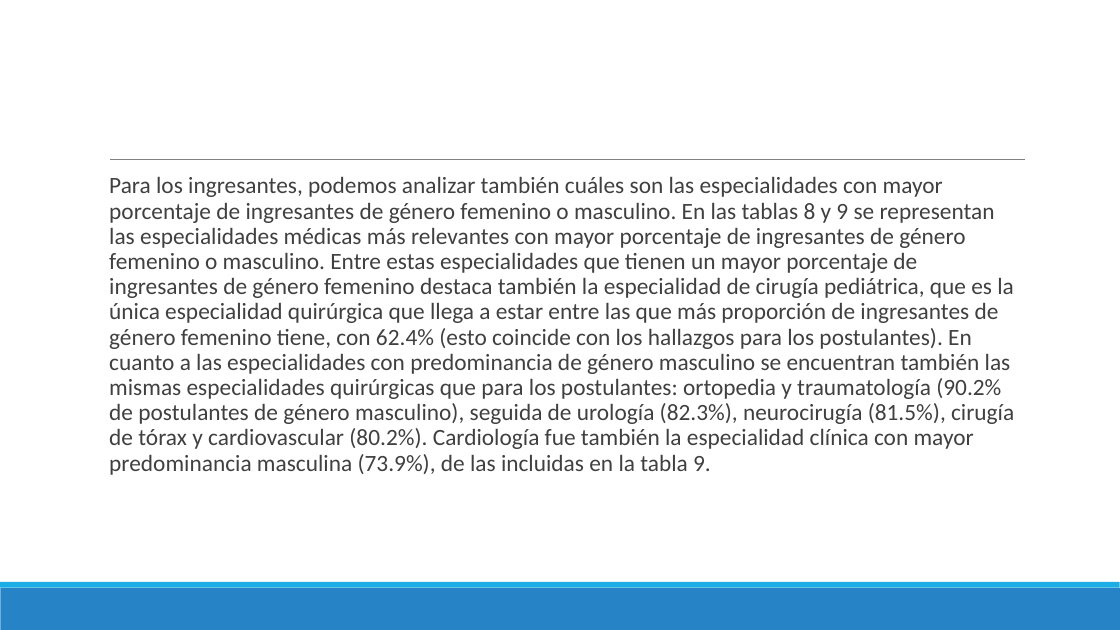
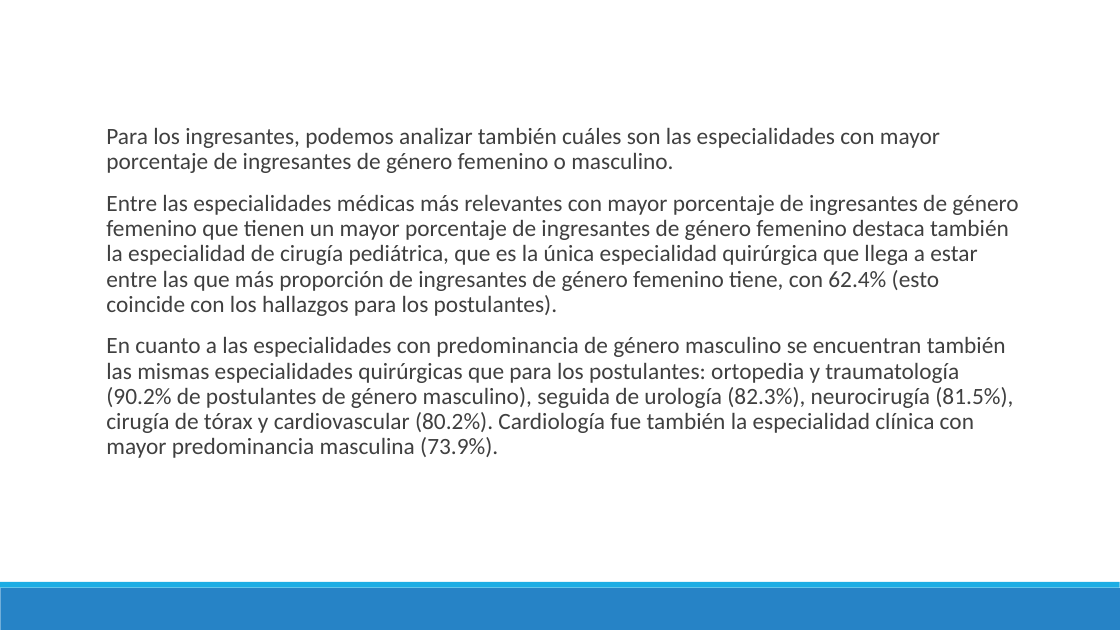
Before and after one commit to danimedi/tesis_genero_especialidades, a slide deck: slide 47 of doc/diapositivas_sustentacion_tesis.pptx (slide 46 before the commit). Drawn at 1120x630 pixels with LibreOffice and Linux fonts; fonts in the diff are those of the drawing. Boxes give left, top, right and bottom in pixels: in the first picture for what was removed or moved away, otherwise in the second. Text is boxed around its words. In the diff, an @@ line names an element or a change of style, - is before the commit and + after.

```diff
--- a/doc/diapositivas_sustentacion_tesis.pptx
+++ b/doc/diapositivas_sustentacion_tesis.pptx
@@ text at (106,128,1018,458): text changed @@
-  Para los ingresantes, podemos analizar también cuáles son las especialidades con mayor porcentaje de ingresantes de género femenino o masculino. En las tablas 8 y 9 se representan las especialidades médicas más relevantes con mayor porcentaje de ingresantes de género femenino o masculino. Entre estas especialidades que tienen un mayor porcentaje de ingresantes de género femenino destaca también la especialidad de cirugía pediátrica, que es la única especialidad quirúrgica que llega a estar entre las que más proporción de ingresantes de género femenino tiene, con 62.4% (esto coincide con los hallazgos para los postulantes). En cuanto a las especialidades con predominancia de género masculino se encuentran también las mismas especialidades quirúrgicas que para los postulantes: ortopedia y traumatología (90.2% de postulantes de género masculino), seguida de urología (82.3%), neurocirugía (81.5%), cirugía de tórax y cardiovascular (80.2%). Cardiología fue también la especialidad clínica con mayor predominancia masculina (73.9%), de las incluidas en la tabla 9.
+  Para los ingresantes, podemos analizar también cuáles son las especialidades con mayor porcentaje de ingresantes de género femenino o masculino.
+  Entre las especialidades médicas más relevantes con mayor porcentaje de ingresantes de género femenino que tienen un mayor porcentaje de ingresantes de género femenino destaca también la especialidad de cirugía pediátrica, que es la única especialidad quirúrgica que llega a estar entre las que más proporción de ingresantes de género femenino tiene, con 62.4% (esto coincide con los hallazgos para los postulantes).
+  En cuanto a las especialidades con predominancia de género masculino se encuentran también las mismas especialidades quirúrgicas que para los postulantes: ortopedia y traumatología (90.2% de postulantes de género masculino), seguida de urología (82.3%), neurocirugía (81.5%), cirugía de tórax y cardiovascular (80.2%). Cardiología fue también la especialidad clínica con mayor predominancia masculina (73.9%).
@@ line removed from (110, 160) to (1026, 160) @@
```
Also in this commit, not shown: 20 other slides changed, 7 slides added, 4 slides removed, 1 other file.
